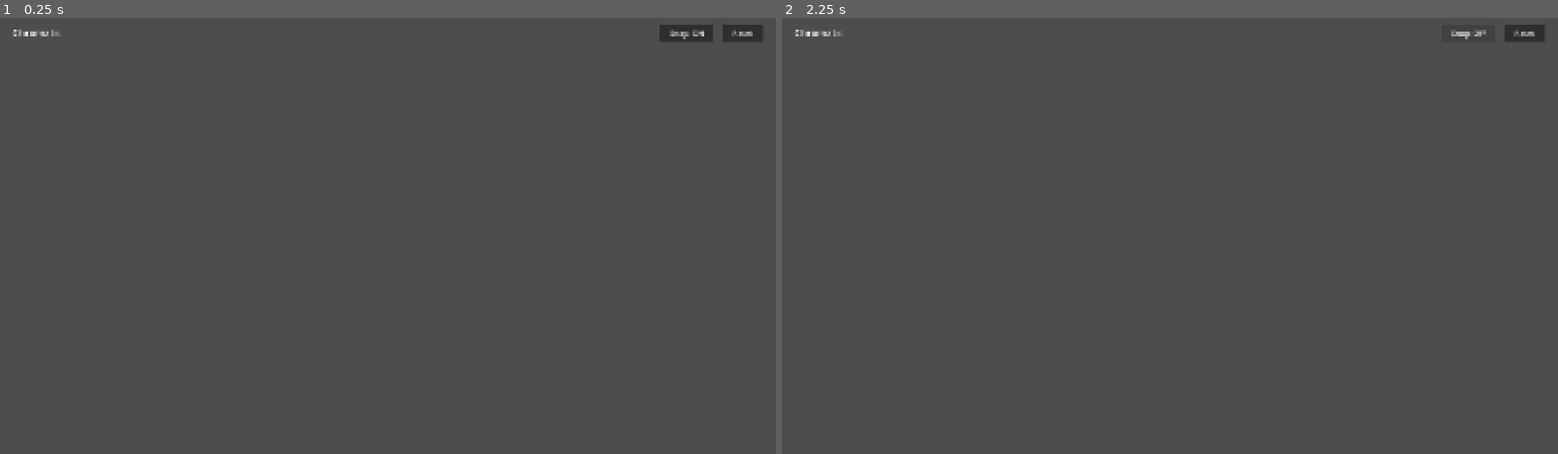
Above: before the commit, frames 1-2 (left to right).
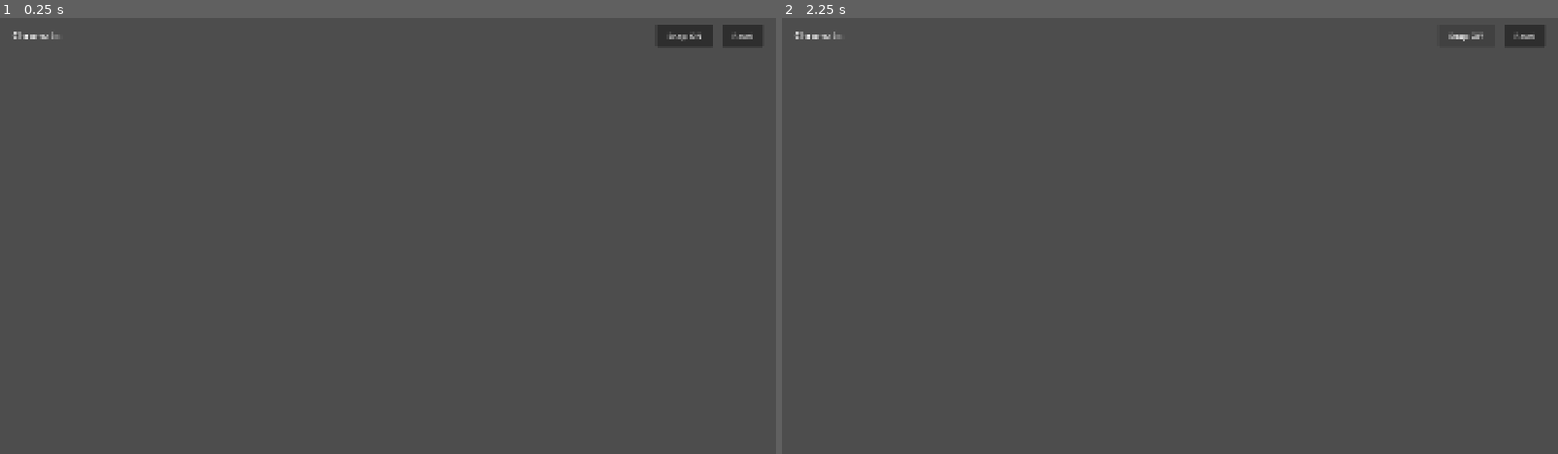
Above: after the commit, the same moments.

Repository: Codymwon/Chromatic
Game: Godot game, scene res://scenes/level/level_base.tscn
Two runs of this game, one before a commit and one after it. Both use one fixed random seed, a clock stepped at 60 frames per second and the inputs below. This scene is started directly instead of the project's main scene.
Inputs:
- Up to frame 1 (0.25 s): no input
- Up to frame 2 (2.25 s): click "Snap: ON" at 0.5 s; click "Snap: OFF" at 1.25 s; click "Snap: ON" at 2 s

The runs differ from the first frame. In frame 1, 0.3% of the frame differs, in the area x 1-99%, y 1-7%; in frame 2, 0.2%.

Commit message:
M5(ui): enforce 48px minimum touch target height on HUD buttons (#39)

Diff:
--- a/scenes/ui/hud.tscn
+++ b/scenes/ui/hud.tscn
@@ -8,7 +8,7 @@
 [node name="TopBar" type="MarginContainer" parent="."]
 anchors_preset = 10
 anchor_right = 1.0
-offset_bottom = 60.0
+offset_bottom = 72.0
 grow_horizontal = 2
 theme_override_constants/margin_left = 32
 theme_override_constants/margin_top = 16
@@ -25,13 +25,13 @@
 text = "Chromatic"
 
 [node name="SnapButton" type="Button" parent="TopBar/HBoxContainer"]
-custom_minimum_size = Vector2(130, 40)
+custom_minimum_size = Vector2(140, 48)
 layout_mode = 2
 theme_override_font_sizes/font_size = 18
 text = "Snap: ON"
 
 [node name="ResetButton" type="Button" parent="TopBar/HBoxContainer"]
-custom_minimum_size = Vector2(100, 40)
+custom_minimum_size = Vector2(100, 48)
 layout_mode = 2
 theme_override_font_sizes/font_size = 18
 text = "Reset"
